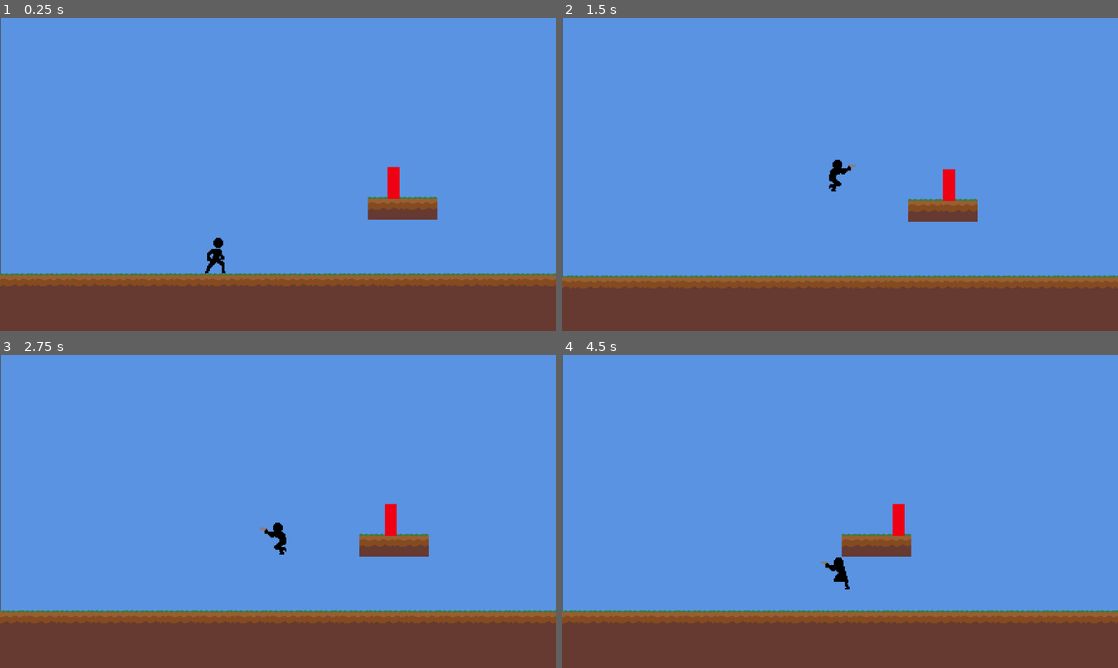
Above: before the commit, frames 1-4 (two rows, left to right).
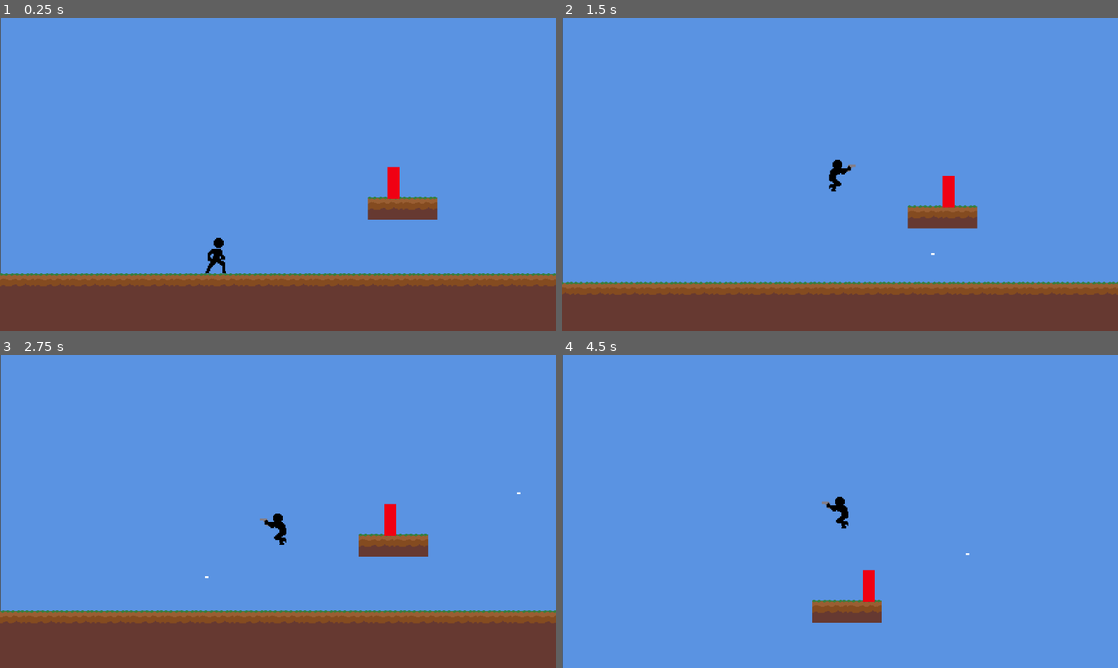
Above: after the commit, the same moments.

Repository: jhonatancunha/godot-game
Game: Godot game, scene res://Levels/level1.tscn
Two runs of this game, one before a commit and one after it. Both use one fixed random seed, a clock stepped at 60 frames per second and the inputs below. This scene is started directly instead of the project's main scene.
Inputs:
- Up to frame 1 (0.25 s): no input
- Up to frame 2 (1.5 s): hold Right (right) from 0.53 s (still down); tap S (fire) at 0.6 s; tap Space (jump) at 0.77, 0.8, 1.07, 1.35 s
- Up to frame 3 (2.75 s): tap Space (jump) at 1.52, 1.82, 2.3 s; tap S (fire) at 1.55, 2.1 s; release Right (right) at 2.03 s; hold Left (left) from 2.03 s (still down)
- Up to frame 4 (4.5 s): release Left (left) at 2.78 s; hold Right (right) 2.78-4.28 s; tap A (punch) at 2.85 s; tap Space (jump) at 3.02, 3.32, 3.77, 3.8, 4.07, 4.35 s; tap S (fire) at 3.05, 3.6 s; hold Left (left) from 4.28 s (still down)

The runs differ from the first frame. In frame 1, less than 0.1% of the frame differs, in the area x 36-41%, y 70-82%; in frame 2, 5.7%; in frame 3, 0.5%; in frame 4, 21%, in the area x 0-100%, y 45-100%.

Commit message:
feat: jogador atirando e matando inimgo

Diff:
--- /dev/null
+++ b/Bullet/bullet.gd
@@ -0,0 +1,44 @@
+class_name Bullet
+extends Sprite2D
+
+
+@export var damage: float = 1
+@export var not_target: String = "player"
+@export var bullet_speed = 600
+
+var direction = true
+
+
+func init(dir, _bullet_speed):
+	bullet_speed = _bullet_speed
+	direction = dir
+
+func _ready():
+	#scale = Vector2(0.1, 0.1)
+	pass
+
+func _physics_process(delta: float) -> void:
+
+	if direction:
+		position.x -= bullet_speed * delta
+	else:
+		position.x += bullet_speed * delta
+
+
+
+func _on_visible_on_screen_notifier_2d_screen_exited() -> void:
+	queue_free()
+
+
+# detecta os cenarios
+func _on_area_2d_body_entered(body: Node2D) -> void:
+	print(body.name)
+	if not body.is_in_group(not_target):
+		queue_free()
+
+
+# detecta os inimigos
+func _on_area_2d_area_entered(area: Area2D) -> void:
+	if area.is_in_group("enemy"):
+		area.get_parent().take_damage()
+		queue_free()
--- /dev/null
+++ b/Bullet/bullet.tscn
@@ -0,0 +1,22 @@
+[gd_scene load_steps=4 format=3 uid="uid://ce82vksmvy0lk"]
+
+[ext_resource type="Script" path="res://Bullet/bullet.gd" id="1_ia7bt"]
+[ext_resource type="Texture2D" uid="uid://7xoylvddmr8k" path="res://Bullet/bullet.png" id="1_riacd"]
+
+[sub_resource type="RectangleShape2D" id="RectangleShape2D_6a6t5"]
+size = Vector2(8, 4)
+
+[node name="Bullet" type="Sprite2D"]
+texture = ExtResource("1_riacd")
+script = ExtResource("1_ia7bt")
+
+[node name="VisibleOnScreenNotifier2D" type="VisibleOnScreenNotifier2D" parent="."]
+
+[node name="Area2D" type="Area2D" parent="."]
+
+[node name="CollisionShape2D" type="CollisionShape2D" parent="Area2D"]
+shape = SubResource("RectangleShape2D_6a6t5")
+
+[connection signal="screen_exited" from="VisibleOnScreenNotifier2D" to="." method="_on_visible_on_screen_notifier_2d_screen_exited"]
+[connection signal="area_entered" from="Area2D" to="." method="_on_area_2d_area_entered"]
+[connection signal="body_entered" from="Area2D" to="." method="_on_area_2d_body_entered"]
--- a/Enemy/Enemy.tscn
+++ b/Enemy/Enemy.tscn
@@ -6,7 +6,7 @@
 [sub_resource type="RectangleShape2D" id="RectangleShape2D_spikd"]
 size = Vector2(16, 42.7442)
 
-[node name="CharacterBody2D" type="CharacterBody2D"]
+[node name="CharacterBody2D" type="CharacterBody2D" groups=["enemy"]]
 script = ExtResource("1_68x04")
 
 [node name="Sprite2D" type="Sprite2D" parent="."]
--- a/Levels/level1.tscn
+++ b/Levels/level1.tscn
@@ -129,20 +129,20 @@
 layer_0/name = "Ground"
 layer_0/tile_data = PackedInt32Array(2424829, 0, 0, 2490365, 0, 1, 2555901, 0, 2, 2621437, 262144, 3, 2686973, 262144,  …(19767 unchanged characters)…
 
-[node name="Player" parent="." instance=ExtResource("2_7myil")]
-position = Vector2(292, 530)
+[node name="Player" parent="." groups=["player"] instance=ExtResource("2_7myil")]
+position = Vector2(293, 530)
 scale = Vector2(1.5, 1.5)
-jump_velocity = -500.0
+jump_velocity = -550.0
 double_jump_velocity = -400.0
 
 [node name="RemoteTransform2D" type="RemoteTransform2D" parent="Player"]
 remote_path = NodePath("../../Camera2D")
 
 [node name="Camera2D" parent="." instance=ExtResource("4_0m6wt")]
-position = Vector2(292, 530)
+position = Vector2(293, 530)
 scale = Vector2(1.5, 1.5)
 
-[node name="Enemy" parent="." groups=["enemy"] instance=ExtResource("3_wwq43")]
+[node name="Enemy" parent="." instance=ExtResource("3_wwq43")]
 modulate = Color(0.941176, 0, 0.0745098, 1)
 position = Vector2(723, 384)
 scale = Vector2(1.72, 1.69711)
--- a/Player/player.gd
+++ b/Player/player.gd
@@ -7,6 +7,13 @@
 @export var can_double_jump: bool = true
 @export var can_fire: bool = true
 @export var can_punch: bool = true
+
+#FIRE
+@export var bullet_speed: float = 400
+@export var fire_delay: float = 0.10
+var _can_fire: bool = true
+@onready var _bullet_res: Resource = preload("res://Bullet/bullet.tscn")
+
 
 # Get the gravity from the project settings to be synced with RigidBody nodes.
 var gravity: int = ProjectSettings.get_setting("physics/2d/default_gravity")
@@ -63,9 +70,12 @@
 
 	if Input.is_action_just_pressed("right"):
 		$PunchArea2D/Colision.position.x = abs($PunchArea2D/Colision.position.x)
+		$Marker2D.position.x = 27
 
 	if Input.is_action_just_pressed("left"):
 		$PunchArea2D/Colision.position.x = -abs($PunchArea2D/Colision.position.x)
+		$Marker2D.position.x = -27
+
 
 	if direction:
 		velocity.x = direction * speed
@@ -89,6 +99,7 @@
 		else:
 			$AnimationPlayer.play("idle_shot")
 
+		_fire_bullet(sprite.flip_h)
 		await $AnimationPlayer.animation_finished
 		can_idle = true
 
@@ -97,3 +108,19 @@
 func _on_punch_area_2d_area_entered(area: Area2D) -> void:
 	if area.is_in_group("enemy"):
 		area.get_parent().take_damage()
+
+
+func _fire_bullet(dir):
+	if not can_fire:
+		return
+	if not _can_fire:
+		return
+
+	var bullet: Sprite2D = _bullet_res.instantiate()
+	bullet.init(dir, bullet_speed)
+	bullet.position = $Marker2D.global_position
+	get_tree().get_root().add_child(bullet)
+
+	_can_fire = false
+	await get_tree().create_timer(fire_delay).timeout
+	_can_fire = true
--- a/Player/player.tscn
+++ b/Player/player.tscn
@@ -185,4 +185,7 @@
 shape = SubResource("RectangleShape2D_m26sl")
 disabled = true
 
+[node name="Marker2D" type="Marker2D" parent="."]
+position = Vector2(27, -17)
+
 [connection signal="area_entered" from="PunchArea2D" to="." method="_on_punch_area_2d_area_entered"]
Binary file added: Bullet/bullet.png
Not shown, added: Bullet/bullet.png.import
